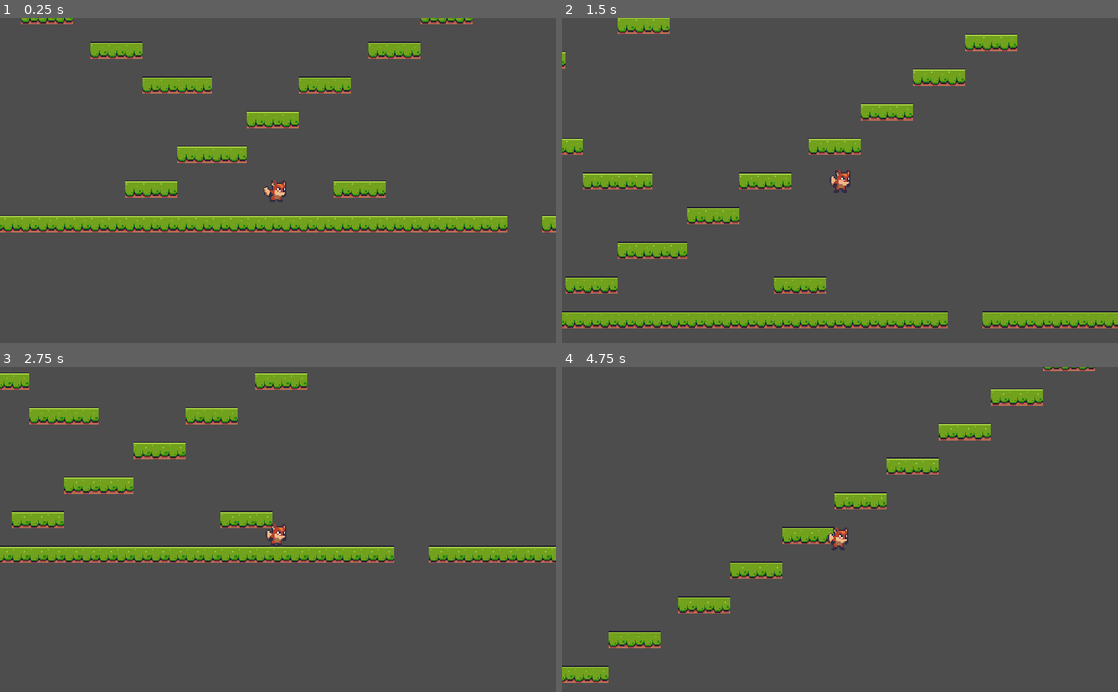
Above: before the commit, frames 1-4 (two rows, left to right).
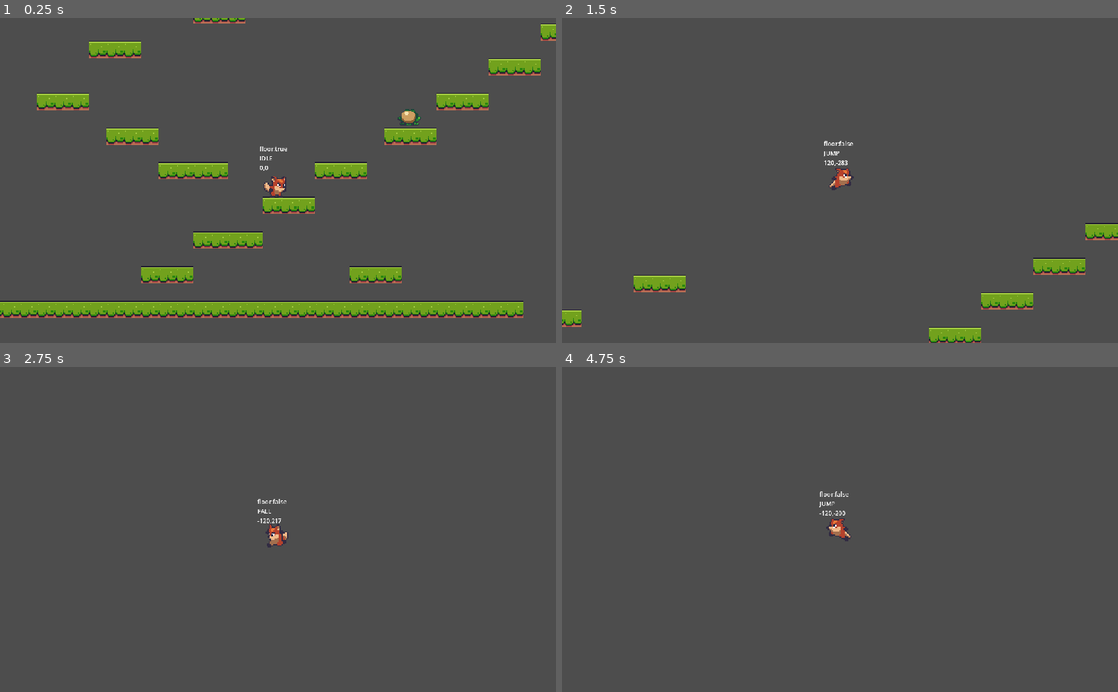
Above: after the commit, the same moments.

Repository: cfranks94/Foxrun2D
Game: Godot game, scene res://scenes/level_base/level_base.tscn
Same seed, same stepped clock (60 frames per second), same inputs: the game is played once before the commit and once after it. The project has no main scene, so this scene is started directly.
Inputs:
- Up to frame 1 (0.25 s): no input
- Up to frame 2 (1.5 s): hold D (right) from 0.53 s (still down); tap Space (jump) at 0.6, 0.77, 1.07, 1.35 s
- Up to frame 3 (2.75 s): tap Space (jump) at 1.52, 1.82, 2.1 s; release D (right) at 2.03 s; hold A (left) from 2.03 s (still down)
- Up to frame 4 (4.75 s): release A (left) at 2.78 s; hold D (right) 2.78-4.28 s; tap Space (jump) at 2.85, 3.02, 3.32, 3.6, 3.77, 4.07, 4.35, 4.52 s; hold A (left) from 4.28 s (still down)

The runs differ from the first frame. In frame 1, 21% of the frame differs, in the area x 0-100%, y 0-93%; in frame 2, 13%; in frame 3, 9.3%; in frame 4, 4.9%.

Commit message:
adding enemies

Diff:
--- /dev/null
+++ b/enemies/enemy_base/enemy_base.gd
@@ -0,0 +1,49 @@
+extends CharacterBody2D
+
+class_name EnemyBase
+
+enum FACING { LEFT = -1, RIGHT = 1 }
+
+const OFF_SCREEN_KILL_ME: float = 1000.0
+
+@export var default_facing: FACING = FACING.LEFT
+@export var points: int = 1
+@export var speed: int = 30.0
+
+var _gravity: float = 800.0
+var _facing: FACING = default_facing
+var _player_ref: Player
+var _dying: bool = false
+
+# Called when the node enters the scene tree for the first time.
+func _ready():
+	_player_ref.get_tree().get_nodes_in_group(GameManager.GROUP_PLAYER)[0]
+
+
+# Called every frame. 'delta' is the elapsed time since the previous frame.
+func _physics_process(delta):
+	fallen_off()
+
+
+func fallen_off() -> void:
+	if global_position.y > OFF_SCREEN_KILL_ME:
+		queue_free()
+
+
+func die():
+	if _dying == true:
+		return
+
+	_dying = true
+	SignalManager.on_enemy_hit.emit(points, global_position)
+	set_physics_process(false)
+	hide()
+	queue_free()
+
+
+func _on_visible_on_screen_notifier_2d_screen_entered():
+	pass # Replace with function body.
+
+
+func _on_visible_on_screen_notifier_2d_screen_exited():
+	pass # Replace with function body.
--- /dev/null
+++ b/enemies/enemy_base/enemy_base.tscn
@@ -0,0 +1,13 @@
+[gd_scene load_steps=2 format=3 uid="uid://b5oexlrhxhki8"]
+
+[ext_resource type="Script" path="res://enemies/enemy_base/enemy_base.gd" id="1_undxl"]
+
+[node name="EnemyBase" type="CharacterBody2D"]
+script = ExtResource("1_undxl")
+
+[node name="VisibleOnScreenNotifier2D" type="VisibleOnScreenNotifier2D" parent="."]
+
+[node name="AnimatedSprite2D" type="AnimatedSprite2D" parent="."]
+
+[connection signal="screen_entered" from="VisibleOnScreenNotifier2D" to="." method="_on_visible_on_screen_notifier_2d_screen_entered"]
+[connection signal="screen_exited" from="VisibleOnScreenNotifier2D" to="." method="_on_visible_on_screen_notifier_2d_screen_exited"]
--- /dev/null
+++ b/enemies/frog/frog.gd
@@ -0,0 +1,16 @@
+extends EnemyBase
+@onready var animated_sprite_2d = $AnimatedSprite2D
+
+
+# Called when the node enters the scene tree for the first time.
+func _ready():
+	pass # Replace with function body.
+
+
+# Called every frame. 'delta' is the elapsed time since the previous frame.
+func _process(delta):
+	pass
+
+
+func _on_jump_timer_timeout():
+	pass # Replace with function body.
--- /dev/null
+++ b/enemies/frog/frog.tscn
@@ -0,0 +1,87 @@
+[gd_scene load_steps=13 format=3 uid="uid://d1l0vkyx3facr"]
+
+[ext_resource type="PackedScene" uid="uid://b5oexlrhxhki8" path="res://enemies/enemy_base/enemy_base.tscn" id="1_lvnwl"]
+[ext_resource type="Script" path="res://enemies/frog/frog.gd" id="2_xa77j"]
+[ext_resource type="Texture2D" uid="uid://dwoptdhocfeni" path="res://assets/enemies/frog/frog_sheet.png" id="3_km45q"]
+
+[sub_resource type="AtlasTexture" id="AtlasTexture_8qpj8"]
+atlas = ExtResource("3_km45q")
+region = Rect2(0, 0, 35, 32)
+
+[sub_resource type="AtlasTexture" id="AtlasTexture_wh15l"]
+atlas = ExtResource("3_km45q")
+region = Rect2(35, 0, 35, 32)
+
+[sub_resource type="AtlasTexture" id="AtlasTexture_kns75"]
+atlas = ExtResource("3_km45q")
+region = Rect2(70, 0, 35, 32)
+
+[sub_resource type="AtlasTexture" id="AtlasTexture_uavfw"]
+atlas = ExtResource("3_km45q")
+region = Rect2(105, 0, 35, 32)
+
+[sub_resource type="AtlasTexture" id="AtlasTexture_35t5b"]
+atlas = ExtResource("3_km45q")
+region = Rect2(140, 0, 35, 32)
+
+[sub_resource type="AtlasTexture" id="AtlasTexture_ljow3"]
+atlas = ExtResource("3_km45q")
+region = Rect2(175, 0, 35, 32)
+
+[sub_resource type="AtlasTexture" id="AtlasTexture_yphgu"]
+atlas = ExtResource("3_km45q")
+region = Rect2(210, 0, 35, 32)
+
+[sub_resource type="SpriteFrames" id="SpriteFrames_f4fvg"]
+animations = [{
+"frames": [{
+"duration": 1.0,
+"texture": SubResource("AtlasTexture_8qpj8")
+}, {
+"duration": 1.0,
+"texture": SubResource("AtlasTexture_wh15l")
+}, {
+"duration": 1.0,
+"texture": SubResource("AtlasTexture_kns75")
+}, {
+"duration": 1.0,
+"texture": SubResource("AtlasTexture_uavfw")
+}, {
+"duration": 3.0,
+"texture": SubResource("AtlasTexture_35t5b")
+}],
+"loop": true,
+"name": &"idle",
+"speed": 4.0
+}, {
+"frames": [{
+"duration": 1.0,
+"texture": SubResource("AtlasTexture_ljow3")
+}, {
+"duration": 1.0,
+"texture": SubResource("AtlasTexture_yphgu")
+}],
+"loop": false,
+"name": &"jump",
+"speed": 2.0
+}]
+
+[sub_resource type="RectangleShape2D" id="RectangleShape2D_8gv8k"]
+size = Vector2(16, 10)
+
+[node name="Frog" instance=ExtResource("1_lvnwl")]
+script = ExtResource("2_xa77j")
+
+[node name="AnimatedSprite2D" parent="." index="1"]
+scale = Vector2(0.75, 0.75)
+sprite_frames = SubResource("SpriteFrames_f4fvg")
+animation = &"idle"
+autoplay = "idle"
+
+[node name="CollisionShape2D" type="CollisionShape2D" parent="." index="2"]
+position = Vector2(0, 3)
+shape = SubResource("RectangleShape2D_8gv8k")
+
+[node name="JumpTimer" type="Timer" parent="." index="3"]
+
+[connection signal="timeout" from="JumpTimer" to="." method="_on_jump_timer_timeout"]
--- /dev/null
+++ b/enemies/snail/snail.gd
@@ -0,0 +1,37 @@
+extends EnemyBase
+
+@onready var animated_sprite_2d = $AnimatedSprite2D
+@onready var floor_detection = $FloorDetection
+
+
+
+# Called when the node enters the scene tree for the first time.
+func _ready():
+	pass # Replace with function body.
+
+
+# Called every frame. 'delta' is the elapsed time since the previous frame.
+func _physics_process(delta):
+	super._physics_process(delta)
+
+	if is_on_floor() == false:
+		velocity.y += _gravity * delta
+	else:
+		velocity.x = speed * _facing
+
+	move_and_slide()
+
+	if is_on_floor() == true:
+		if is_on_wall() == true or floor_detection.is_colliding() == false:
+			flip_me()
+
+
+func flip_me() -> void:
+	animated_sprite_2d.flip_h = !animated_sprite_2d.flip_h
+	floor_detection.position.x = floor_detection.position.x * -1
+
+	if _facing == FACING.LEFT:
+		_facing = FACING.RIGHT
+
+	else:
+		_facing = FACING.LEFT
--- /dev/null
+++ b/enemies/snail/snail.tscn
@@ -0,0 +1,103 @@
+[gd_scene load_steps=16 format=3 uid="uid://c1owmy5gf78dg"]
+
+[ext_resource type="PackedScene" uid="uid://b5oexlrhxhki8" path="res://enemies/enemy_base/enemy_base.tscn" id="1_5wq4h"]
+[ext_resource type="Script" path="res://enemies/snail/snail.gd" id="2_qmenu"]
+[ext_resource type="Texture2D" uid="uid://b5a0x72cy6gn5" path="res://assets/enemies/snail/snail.png" id="3_w3esg"]
+
+[sub_resource type="AtlasTexture" id="AtlasTexture_k0tjr"]
+atlas = ExtResource("3_w3esg")
+region = Rect2(0, 0, 38, 24)
+
+[sub_resource type="AtlasTexture" id="AtlasTexture_bpmuo"]
+atlas = ExtResource("3_w3esg")
+region = Rect2(38, 0, 38, 24)
+
+[sub_resource type="AtlasTexture" id="AtlasTexture_la8ia"]
+atlas = ExtResource("3_w3esg")
+region = Rect2(76, 0, 38, 24)
+
+[sub_resource type="AtlasTexture" id="AtlasTexture_fl6uh"]
+atlas = ExtResource("3_w3esg")
+region = Rect2(114, 0, 38, 24)
+
+[sub_resource type="AtlasTexture" id="AtlasTexture_xk2me"]
+atlas = ExtResource("3_w3esg")
+region = Rect2(152, 0, 38, 24)
+
+[sub_resource type="AtlasTexture" id="AtlasTexture_wc2hg"]
+atlas = ExtResource("3_w3esg")
+region = Rect2(190, 0, 38, 24)
+
+[sub_resource type="AtlasTexture" id="AtlasTexture_ih1by"]
+atlas = ExtResource("3_w3esg")
+region = Rect2(228, 0, 38, 24)
+
+[sub_resource type="AtlasTexture" id="AtlasTexture_25wn5"]
+atlas = ExtResource("3_w3esg")
+region = Rect2(266, 0, 38, 24)
+
+[sub_resource type="AtlasTexture" id="AtlasTexture_qyt3t"]
+atlas = ExtResource("3_w3esg")
+region = Rect2(304, 0, 38, 24)
+
+[sub_resource type="AtlasTexture" id="AtlasTexture_5q5x2"]
+atlas = ExtResource("3_w3esg")
+region = Rect2(342, 0, 38, 24)
+
+[sub_resource type="SpriteFrames" id="SpriteFrames_mtixb"]
+animations = [{
+"frames": [{
+"duration": 1.0,
+"texture": SubResource("AtlasTexture_k0tjr")
+}, {
+"duration": 1.0,
+"texture": SubResource("AtlasTexture_bpmuo")
+}, {
+"duration": 1.0,
+"texture": SubResource("AtlasTexture_la8ia")
+}, {
+"duration": 1.0,
+"texture": SubResource("AtlasTexture_fl6uh")
+}, {
+"duration": 1.0,
+"texture": SubResource("AtlasTexture_xk2me")
+}, {
+"duration": 1.0,
+"texture": SubResource("AtlasTexture_wc2hg")
+}, {
+"duration": 1.0,
+"texture": SubResource("AtlasTexture_ih1by")
+}, {
+"duration": 1.0,
+"texture": SubResource("AtlasTexture_25wn5")
+}, {
+"duration": 1.0,
+"texture": SubResource("AtlasTexture_qyt3t")
+}, {
+"duration": 1.0,
+"texture": SubResource("AtlasTexture_5q5x2")
+}],
+"loop": true,
+"name": &"walk",
+"speed": 12.0
+}]
+
+[sub_resource type="RectangleShape2D" id="RectangleShape2D_pgoqv"]
+size = Vector2(20, 11)
+
+[node name="Snail" instance=ExtResource("1_5wq4h")]
+script = ExtResource("2_qmenu")
+
+[node name="AnimatedSprite2D" parent="." index="1"]
+scale = Vector2(0.75, 0.75)
+sprite_frames = SubResource("SpriteFrames_mtixb")
+animation = &"walk"
+autoplay = "walk"
+
+[node name="FloorDetection" type="RayCast2D" parent="." index="2"]
+position = Vector2(-15, 0)
+target_position = Vector2(0, 30)
+
+[node name="CollisionShape2D" type="CollisionShape2D" parent="." index="3"]
+position = Vector2(0, 3.5)
+shape = SubResource("RectangleShape2D_pgoqv")
--- a/project.godot
+++ b/project.godot
@@ -13,6 +13,12 @@
 config/name="Foxrun2D"
 config/features=PackedStringArray("4.2", "Mobile")
 config/icon="res://icon.png"
+
+[autoload]
+
+SoundManager="*res://singletons/sound_manager.gd"
+SignalManager="*res://singletons/signal_manager.gd"
+GameManager="*res://singletons/game_manager.gd"
 
 [display]
 
--- a/scenes/level_base/level_base.tscn
+++ b/scenes/level_base/level_base.tscn
@@ -1,9 +1,11 @@
-[gd_scene load_steps=7 format=3 uid="uid://bmqhhp1qlqlr3"]
+[gd_scene load_steps=9 format=3 uid="uid://bmqhhp1qlqlr3"]
 
 [ext_resource type="Texture2D" uid="uid://brqhrtvawy33" path="res://assets/tiles/Terrain (16x16).png" id="1_tqjse"]
 [ext_resource type="Script" path="res://scenes/level_base/level_base.gd" id="1_xakfw"]
 [ext_resource type="PackedScene" uid="uid://cxronfi00t6eq" path="res://scenes/player_cam/player_cam.tscn" id="2_gsf4l"]
 [ext_resource type="PackedScene" uid="uid://cgtn1fvcn7gw1" path="res://scenes/player/player.tscn" id="3_hekbh"]
+[ext_resource type="PackedScene" uid="uid://c1owmy5gf78dg" path="res://enemies/snail/snail.tscn" id="5_7vhrd"]
+[ext_resource type="PackedScene" uid="uid://d1l0vkyx3facr" path="res://enemies/frog/frog.tscn" id="6_7kcsb"]
 
 [sub_resource type="TileSetAtlasSource" id="TileSetAtlasSource_evcjv"]
 texture = ExtResource("1_tqjse")
@@ -525,11 +527,17 @@
 [node name="TileMap" type="TileMap" parent="."]
 tile_set = SubResource("TileSet_s2k0x")
 format = 2
-layer_0/tile_data = PackedInt32Array(-1, 458752, 0, -65536,  …(2250 unchanged characters)… , -196586, 458752, 0, -196585, 458752, 0)
+layer_0/tile_data = PackedInt32Array(-1, 458752, 0, -65536,  …(2250 unchanged characters)… , -196586, 458752, 0, -196585, 458752, 0, -131032, 1179648, 4, -196568, 1179648, 4)
 
 [node name="PlayerCam" parent="." instance=ExtResource("2_gsf4l")]
 position = Vector2(256, -150)
 zoom = Vector2(2, 2)
 
 [node name="Player" parent="." instance=ExtResource("3_hekbh")]
-position = Vector2(285, -77)
+position = Vector2(270, -128)
+
+[node name="Snail" parent="." instance=ExtResource("5_7vhrd")]
+position = Vector2(716, -39)
+
+[node name="Frog" parent="." instance=ExtResource("6_7kcsb")]
+position = Vector2(392, -186)
--- a/scenes/player/player.gd
+++ b/scenes/player/player.gd
@@ -4,6 +4,8 @@
 
 @onready var sprite_2d = $Sprite2D
 @onready var animation_player = $AnimationPlayer
+@onready var debug_label = $DebugLabel
+@onready var sound_player = $SoundPlayer
 
 
 var Gravity: float = 1000.0
@@ -11,6 +13,12 @@
 var MAX_FALL: float = 400.0
 var HURT_TIME: float = 0.3
 var JUMP_VELOCITY: float = -400.0
+
+
+enum PLAYER_STATE { IDLE, RUN, JUMP, FALL, HURT }
+
+var _state: PLAYER_STATE = PLAYER_STATE.IDLE
+
 
 # Called when the node enters the scene tree for the first time.
 func _ready():
@@ -23,8 +31,17 @@
 		velocity.y += Gravity * delta
 
 	get_input()
+	move_and_slide()
+	calculate_states()
+	update_debug_label()
 
-	move_and_slide()
+
+func update_debug_label() -> void:
+	debug_label.text = "floor:%s\n%s\n%.0f,%.0f" % [
+		is_on_floor(),
+		PLAYER_STATE.keys()[_state],
+		velocity.x, velocity.y
+	]
 
 
 func get_input() -> void:
@@ -33,10 +50,50 @@
 
 	if Input.is_action_pressed("left") == true:
 		velocity.x = -RUN_SPEED
+		sprite_2d.flip_h = true
 	elif Input.is_action_pressed("right") == true:
 		velocity.x = RUN_SPEED
-
+		sprite_2d.flip_h = false
 	if Input.is_action_just_pressed("jump") == true:
 		velocity.y = JUMP_VELOCITY
+		SoundManager.play_clip(sound_player, SoundManager.SOUND_JUMP)
 
 	velocity.y = clampf(velocity.y, JUMP_VELOCITY, MAX_FALL)
+
+
+func calculate_states() -> void:
+
+	if _state == PLAYER_STATE.HURT:
+		return
+
+	if is_on_floor() == true:
+		if velocity.x == 0:
+			set_state(PLAYER_STATE.IDLE)
+		else:
+			set_state(PLAYER_STATE.RUN)
+	else:
+		if velocity.y > 0:
+			set_state(PLAYER_STATE.FALL)
+		else:
+			set_state(PLAYER_STATE.JUMP)
+
+
+func set_state(new_state: PLAYER_STATE) -> void:
+	if new_state == _state:
+		return
+
+	if _state == PLAYER_STATE.FALL:
+		if new_state == PLAYER_STATE.IDLE or new_state == PLAYER_STATE.RUN:
+			SoundManager.play_clip(sound_player, SoundManager.SOUND_LAND)
+
+	_state = new_state
+
+	match _state:
+		PLAYER_STATE.IDLE:
+			animation_player.play("idle")
+		PLAYER_STATE.RUN:
+			animation_player.play("run")
+		PLAYER_STATE.JUMP:
+			animation_player.play("jump")
+		PLAYER_STATE.FALL:
+			animation_player.play("fall")
--- a/scenes/player/player.tscn
+++ b/scenes/player/player.tscn
@@ -5,23 +5,6 @@
 
 [sub_resource type="RectangleShape2D" id="RectangleShape2D_dxx2x"]
 size = Vector2(10, 18)
-
-[sub_resource type="Animation" id="Animation_ocxx1"]
-resource_name = "idle"
-length = 0.4
-loop_mode = 1
-tracks/0/type = "value"
-tracks/0/imported = false
-tracks/0/enabled = true
-tracks/0/path = NodePath("Sprite2D:frame")
-tracks/0/interp = 1
-tracks/0/loop_wrap = true
-tracks/0/keys = {
-"times": PackedFloat32Array(0, 0.1, 0.2, 0.3),
-"transitions": PackedFloat32Array(1, 1, 1, 1),
-"update": 1,
-"values": [13, 14, 15, 16]
-}
 
 [sub_resource type="Animation" id="Animation_8xdua"]
 length = 0.001
@@ -36,39 +19,6 @@
 "transitions": PackedFloat32Array(1),
 "update": 1,
 "values": [13]
-}
-
-[sub_resource type="Animation" id="Animation_lgl65"]
-resource_name = "run"
-length = 0.4
-loop_mode = 1
-tracks/0/type = "value"
-tracks/0/imported = false
-tracks/0/enabled = true
-tracks/0/path = NodePath("Sprite2D:frame")
-tracks/0/interp = 1
-tracks/0/loop_wrap = true
-tracks/0/keys = {
-"times": PackedFloat32Array(0, 0.1, 0.2, 0.3),
-"transitions": PackedFloat32Array(1, 1, 1, 1),
-"update": 1,
-"values": [0, 1, 2, 3]
-}
-
-[sub_resource type="Animation" id="Animation_mquhf"]
-resource_name = "jump"
-length = 0.1
-tracks/0/type = "value"
-tracks/0/imported = false
-tracks/0/enabled = true
-tracks/0/path = NodePath("Sprite2D:frame")
-tracks/0/interp = 1
-tracks/0/loop_wrap = true
-tracks/0/keys = {
-"times": PackedFloat32Array(0),
-"transitions": PackedFloat32Array(1),
-"update": 1,
-"values": [17]
 }
 
 [sub_resource type="Animation" id="Animation_ubanl"]
@@ -104,6 +54,56 @@
 "values": [11, 12]
 }
 
+[sub_resource type="Animation" id="Animation_ocxx1"]
+resource_name = "idle"
+length = 0.4
+loop_mode = 1
+tracks/0/type = "value"
+tracks/0/imported = false
+tracks/0/enabled = true
+tracks/0/path = NodePath("Sprite2D:frame")
+tracks/0/interp = 1
+tracks/0/loop_wrap = true
+tracks/0/keys = {
+"times": PackedFloat32Array(0, 0.1, 0.2, 0.3),
+"transitions": PackedFloat32Array(1, 1, 1, 1),
+"update": 1,
+"values": [13, 14, 15, 16]
+}
+
+[sub_resource type="Animation" id="Animation_mquhf"]
+resource_name = "jump"
+length = 0.1
+tracks/0/type = "value"
+tracks/0/imported = false
+tracks/0/enabled = true
+tracks/0/path = NodePath("Sprite2D:frame")
+tracks/0/interp = 1
+tracks/0/loop_wrap = true
+tracks/0/keys = {
+"times": PackedFloat32Array(0),
+"transitions": PackedFloat32Array(1),
+"update": 1,
+"values": [17]
+}
+
+[sub_resource type="Animation" id="Animation_lgl65"]
+resource_name = "run"
+length = 0.4
+loop_mode = 1
+tracks/0/type = "value"
+tracks/0/imported = false
+tracks/0/enabled = true
+tracks/0/path = NodePath("Sprite2D:frame")
+tracks/0/interp = 1
+tracks/0/loop_wrap = true
+tracks/0/keys = {
+"times": PackedFloat32Array(0, 0.1, 0.2, 0.3),
+"transitions": PackedFloat32Array(1, 1, 1, 1),
+"update": 1,
+"values": [0, 1, 2, 3]
+}
+
 [sub_resource type="AnimationLibrary" id="AnimationLibrary_sf547"]
 _data = {
 "RESET": SubResource("Animation_8xdua"),
@@ -114,7 +114,7 @@
 "run": SubResource("Animation_lgl65")
 }
 
-[node name="Player" type="CharacterBody2D"]
+[node name="Player" type="CharacterBody2D" groups=["player"]]
 script = ExtResource("1_uvmiw")
 
 [node name="Sprite2D" type="Sprite2D" parent="."]
@@ -131,3 +131,15 @@
 "": SubResource("AnimationLibrary_sf547")
 }
 autoplay = "idle"
+
+[node name="DebugLabel" type="Label" parent="."]
+offset_left = -17.0
+offset_top = -33.0
+offset_right = 82.0
+offset_bottom = 42.0
+scale = Vector2(0.344597, 0.340669)
+text = "fasdffasdfaf
+asdfasdfa
+asdfasdfasdf"
+
+[node name="SoundPlayer" type="AudioStreamPlayer2D" parent="."]
--- /dev/null
+++ b/singletons/game_manager.gd
@@ -0,0 +1,4 @@
+extends Node
+
+
+const GROUP_PLAYER: String = "player"
--- /dev/null
+++ b/singletons/signal_manager.gd
@@ -0,0 +1,4 @@
+extends Node
+
+
+signal on_enemy_hit(points: int, enemy_position: Vector2)
--- /dev/null
+++ b/singletons/sound_manager.gd
@@ -0,0 +1,40 @@
+extends Node
+
+
+const SOUND_LASER = "laser"
+const SOUND_CHECKPOINT = "checkpoint"
+const SOUND_DAMAGE = "damage"
+const SOUND_KILL = "kill"
+const SOUND_GAMEOVER = "gameover1"
+const SOUND_IMPACT = "impact"
+const SOUND_LAND = "land"
+const SOUND_MUSIC1 = "music1"
+const SOUND_MUSIC2 = "music2"
+const SOUND_PICKUP = "pickup"
+const SOUND_BOSS_ARRIVE = "boss_arrive"
+const SOUND_JUMP = "jump"
+const SOUND_WIN = "win"
+
+
+var SOUNDS = {
+	SOUND_CHECKPOINT: preload("res://assets/sound/checkpoint.wav"),
+	SOUND_DAMAGE: preload("res://assets/sound/damage.wav"),
+	SOUND_KILL: preload("res://assets/sound/pickup5.ogg"),
+	SOUND_GAMEOVER: preload("res://assets/sound/game_over.ogg"),
+	SOUND_IMPACT: preload("res://assets/sound/impact.wav"),
+	SOUND_JUMP: preload("res://assets/sound/jump.wav"),
+	SOUND_LAND: preload("res://assets/sound/land.wav"),
+	SOUND_LASER: preload("res://assets/sound/laser.wav"),
+	SOUND_MUSIC1: preload("res://assets/sound/Farm Frolics.ogg"),
+	SOUND_MUSIC2: preload("res://assets/sound/Flowing Rocks.ogg"),
+	SOUND_PICKUP: preload("res://assets/sound/pickup5.ogg"),
+	SOUND_BOSS_ARRIVE: preload("res://assets/sound/boss_arrive.wav"),
+	SOUND_WIN: preload("res://assets/sound/you_win.ogg")
+}
+
+
+func play_clip(player: AudioStreamPlayer2D, clip_key: String):
+	if SOUNDS.has(clip_key) == false:
+		return
+	player.stream = SOUNDS[clip_key]
+	player.play()
